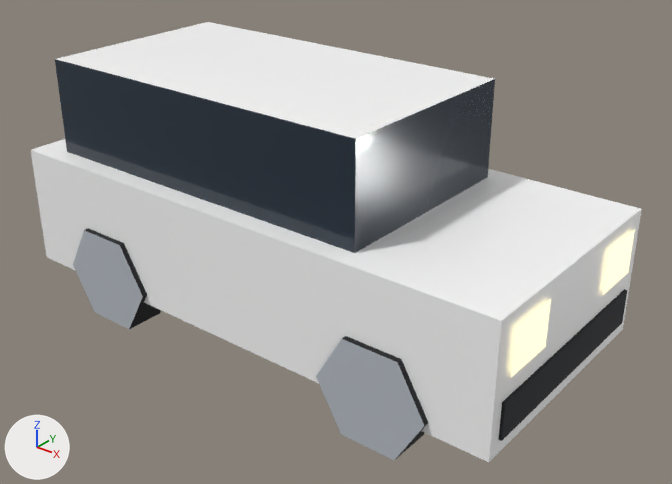
Two versions of the glTF model public/models/props/car_suv.glb, one commit apart.
Before and after are seen from a 50 mm camera at (0.39, -0.461, 0.364) aimed at (0.019, 0.003, 0.076). Every picture has the same lights, and +X, +Y and +Z are marked at lower left. The older version comes first. Vertices at exactly the same position are counted once.

Objects in the first picture: 'car_suv'.
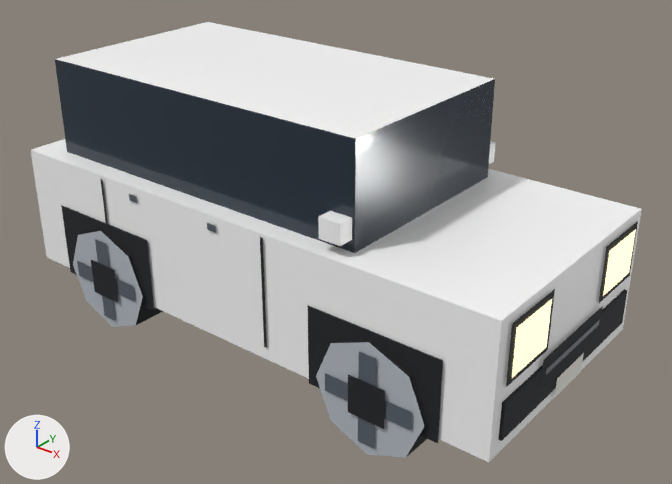
The change, as a list of edits to the scene's bpy script:
```text
Add mat_metal_dark:
    mat_metal_dark = bpy.data.materials.new('metal_dark')
    # nodes: BsdfPrincipled, Mix, OutputMaterial, VertexColor
    # colours: greyish blue #59616b, mixed with the vertex colours
Add mat_white:
    mat_white = bpy.data.materials.new('white')
    # nodes: BsdfPrincipled, Mix, OutputMaterial, VertexColor
    # colours: white #f1eee6, mixed with the vertex colours
Change me_car_suv:
    used by ob_car_suv; location = (0.0, 0.0, 0.0)
    remove me_car_suv.from_pydata(...)  # 104 vertices, 144 faces; spans x -0.202..0.202, y -0.094..0.094, z 0.005..0.192
    add me_car_suv.from_pydata(...)  # 272 vertices, 264 faces; spans x -0.203..0.203, y -0.096..0.096, z 0.0..0.192
    me_car_suv part 1: the loose piece of 8 vertices spanning x -0.2..0.2, y -0.09..0.09, z 0.032..0.122 is copied, and the copy is scaled about its middle by (0.04, 0.0667, 0.156), then moved by (0.085, -0.081, 0.06); it spans x 0.077..0.093, y -0.087..-0.075, z 0.13..0.144
    me_car_suv part 2: the loose piece of 8 vertices spanning x -0.2..0.2, y -0.09..0.09, z 0.032..0.122 is copied, and the copy is scaled about its middle by (0.04, 0.0667, 0.156), then moved by (0.085, 0.081, 0.06); it spans x 0.077..0.093, y 0.075..0.087, z 0.13..0.144
    me_car_suv part 3: the loose piece of 4 vertices spanning x 0.202, y -0.078..-0.038, z 0.082..0.113 is moved by (0.001, 0.0, 0.0)
    me_car_suv part 4: the loose piece of 4 vertices spanning x 0.202, y 0.038..0.078, z 0.082..0.113 is moved by (0.001, 0.0, 0.0)
    me_car_suv part 5
    32 faces are deleted
    8 vertices in x -0.1..0.14, y -0.094..0.094, z 0.075 move by (0.008, 0.0, -0.007)
    8 vertices in x -0.14..0.1, y -0.094..0.094, z 0.075 move by (-0.008, 0.0, -0.007)
    8 vertices in x -0.14..0.1, y -0.094..0.094, z 0.005 move by (-0.008, 0.0, 0.007)
    8 vertices in x -0.1..0.14, y -0.094..0.094, z 0.005 move by (0.008, 0.0, 0.007)
    86 vertices are added at x -0.203..0.203, y -0.096..0.096, z 0.008..0.142
    8 new vertices lie (-0.028, 0.0, 0.012) away from vertices in x -0.1..0.14, y -0.094..0.094, z 0.075
    8 new vertices lie (0.028, 0.0, -0.012) away from vertices in x -0.14..0.1, y -0.094..0.094, z 0.005
    10 new vertices lie (0.0, 0.0, 0.004) away from vertices in x -0.087..0.203, y -0.091..0.091, z 0.062..0.112
    8 new vertices lie (0.096, 0.0, 0.0) away from vertices in x -0.168..0.072, y -0.091..0.091, z 0.03..0.086
    8 new vertices lie (0.064, 0.0, 0.0) away from vertices in x -0.152..0.088, y -0.095..0.095, z 0.034..0.046
    8 new vertices lie (0.028, 0.0, 0.0) away from vertices in x -0.134..0.106, y -0.096..0.096, z 0.026..0.054
    8 new vertices lie (0.012, 0.0, 0.0) away from vertices in x -0.126..0.114, y -0.095..0.095, z 0.008..0.072
    8 new vertices lie (0.0, 0.048, 0.0) away from vertices in x -0.202..0.202, y -0.082..0.034, z 0.078..0.117
    4 new faces join them, mat_car_glass
    34 new faces join them, mat_black
    26 new faces join them, mat_metal_dark
    4 new faces join them, mat_white
    32 new faces join them, mat_tire
    32 new faces join them, mat_rim
    other edits to the shape of me_car_suv do not show in these pictures
    add me_car_suv.materials.append(mat_metal_dark)
    add me_car_suv.materials.append(mat_white)
```

Boxes [x1, y1, x2, y2] around the edits, measured in the pictures (672 x 484 px; the box of a moved part takes in the faces that stretch with it):
part 1 of me_car_suv, added: after [318, 211, 352, 246]
part 2 of me_car_suv, added (mostly hidden): after [489, 141, 495, 164]
part 3 of me_car_suv, moved or reshaped: before [511, 299, 551, 377]; after [512, 299, 552, 378]
part 4 of me_car_suv, moved or reshaped: before [602, 229, 635, 296]; after [603, 229, 636, 296]
part 5 of me_car_suv, built on: before [73, 228, 428, 460]; after [61, 179, 638, 458]
